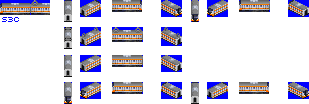
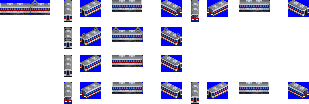
Layers edited between the first and the second w=309, h=104 image:
hid "레이어 5" over [0, 0, 309, 104]
added layer "레이어 4 복사" above "레이어 4" over [0, 0, 309, 104]
